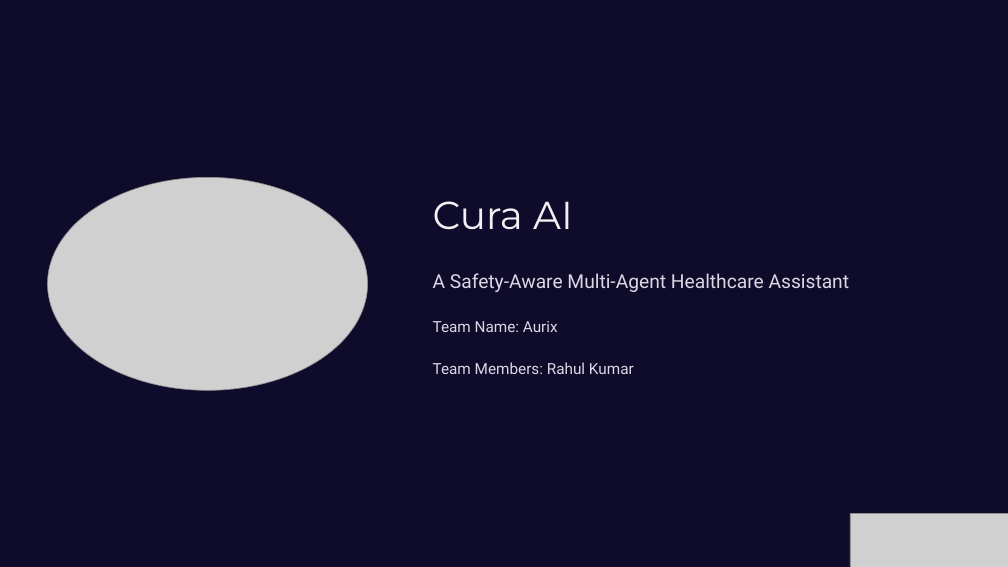
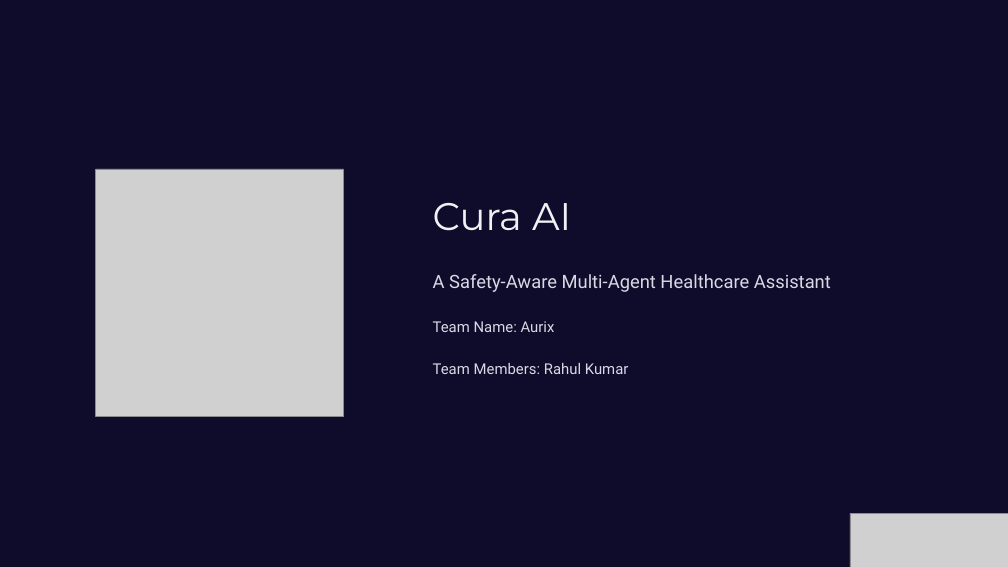
Before and after one commit to rahulkadvasara/cura-ai, a slide deck: slide 1 of docs/Cura-AI.pptx. Drawn at 1008x567 pixels with LibreOffice and Linux fonts; fonts in the diff are those of the drawing; grey boxes stand for pictures; background and template pictures are left out; a plain dark background stands for a picture behind light text. Boxes give left, top, right and bottom in pixels: in the first picture for what was removed or moved away, otherwise in the second. Text is boxed around its words. In the diff, an @@ line names an element or a change of style, - is before the commit and + after.

Commit message:
Cura-AI

```diff
--- a/docs/Cura-AI.pptx
+++ b/docs/Cura-AI.pptx
@@ picture resized from (x1=47, y1=178, x2=367, y2=391) to (x1=96, y1=169, x2=343, y2=416) @@
@@ text "Cura AI" at (x1=433, y1=203, x2=571, y2=231): size 44.5 to 44 pt @@
@@ text "A Safety-Aware Multi-Agent Healthcare Assistant" at (x1=433, y1=274, x2=831, y2=292): size 22 to 21 pt @@
@@ text "Team Name: Aurix" at (x1=433, y1=321, x2=555, y2=332): size 17.5 to 17 pt @@
@@ text "Team Members: Rahul Kumar" at (x1=433, y1=363, x2=629, y2=374): size 17.5 to 17 pt @@
```
Also in this commit, not shown: 6 other slides changed, 3 other files.
